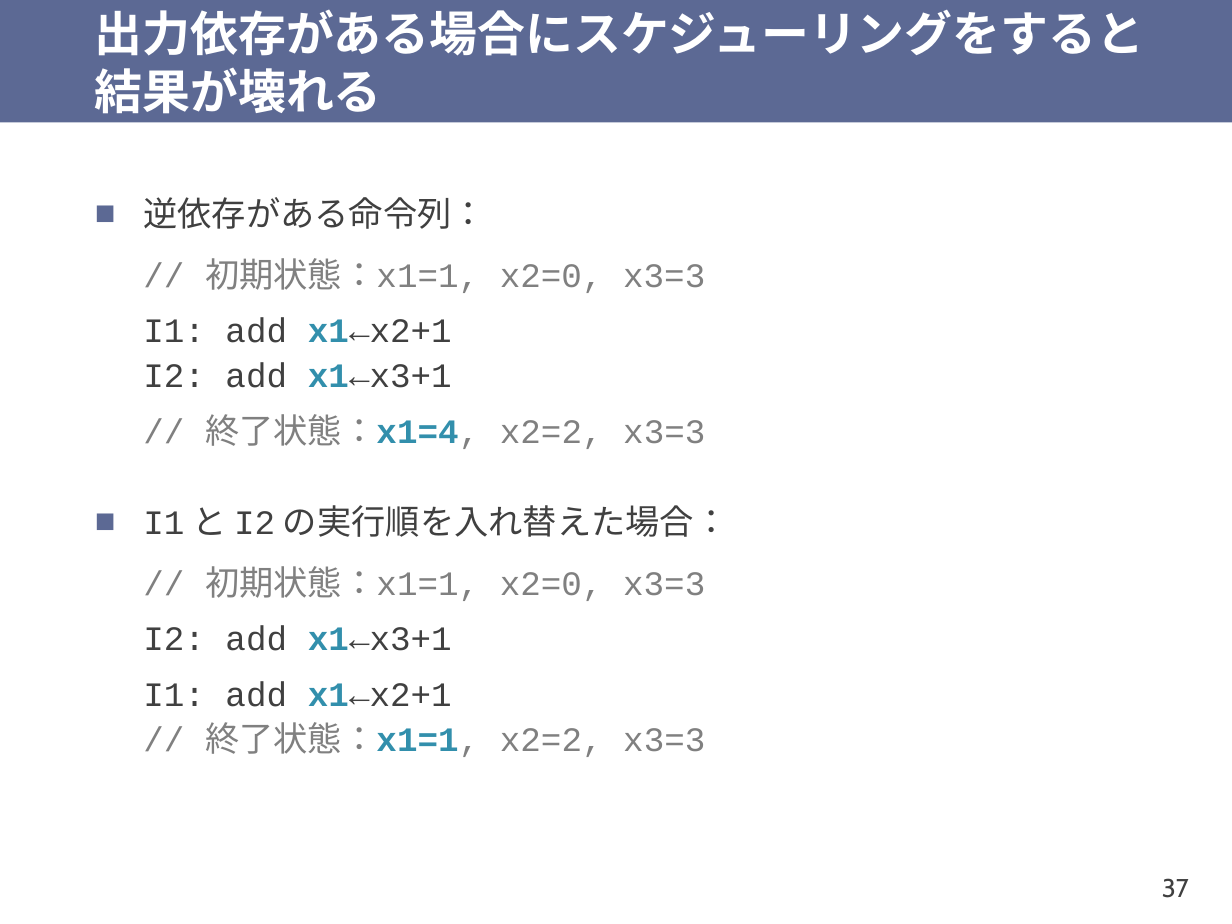
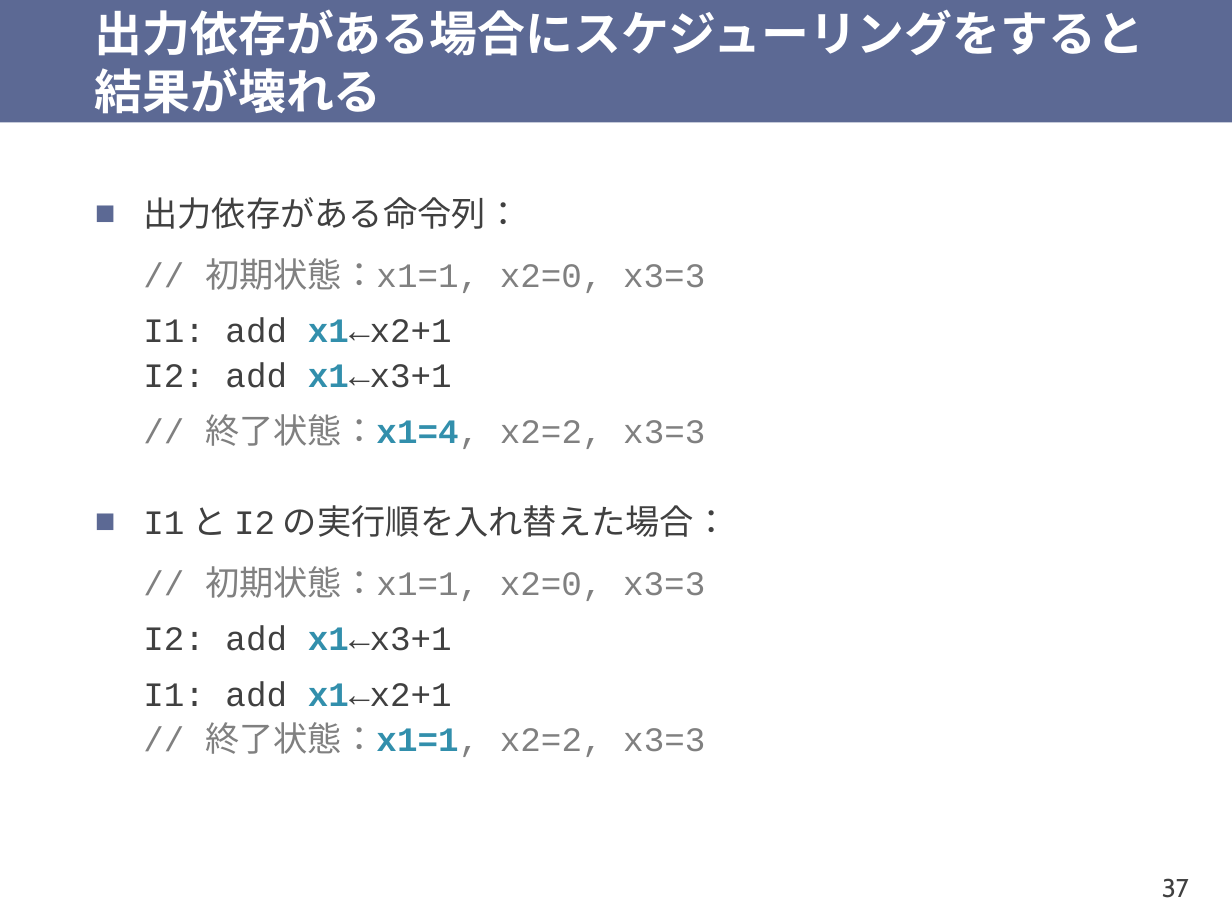
Before and after one commit to shioyadan/otya-computer-architecture-i, a slide deck: slide 37 of cai-shioya-07.pptx. Drawn at 1232x924 pixels with LibreOffice and Linux fonts; fonts in the diff are those of the drawing. Boxes give left, top, right and bottom in pixels: in the first picture for what was removed or moved away, otherwise in the second. Text is boxed around its words. In the diff, an @@ line names an element or a change of style, - is before the commit and + after.

Commit message:
第7回の誤植を修正

```diff
--- a/cai-shioya-07.pptx
+++ b/cai-shioya-07.pptx
@@ text at <box>143,197,520,229</box>: text changed @@
-■ 逆依存がある命令列：
+■ 出力依存がある命令列：
```
